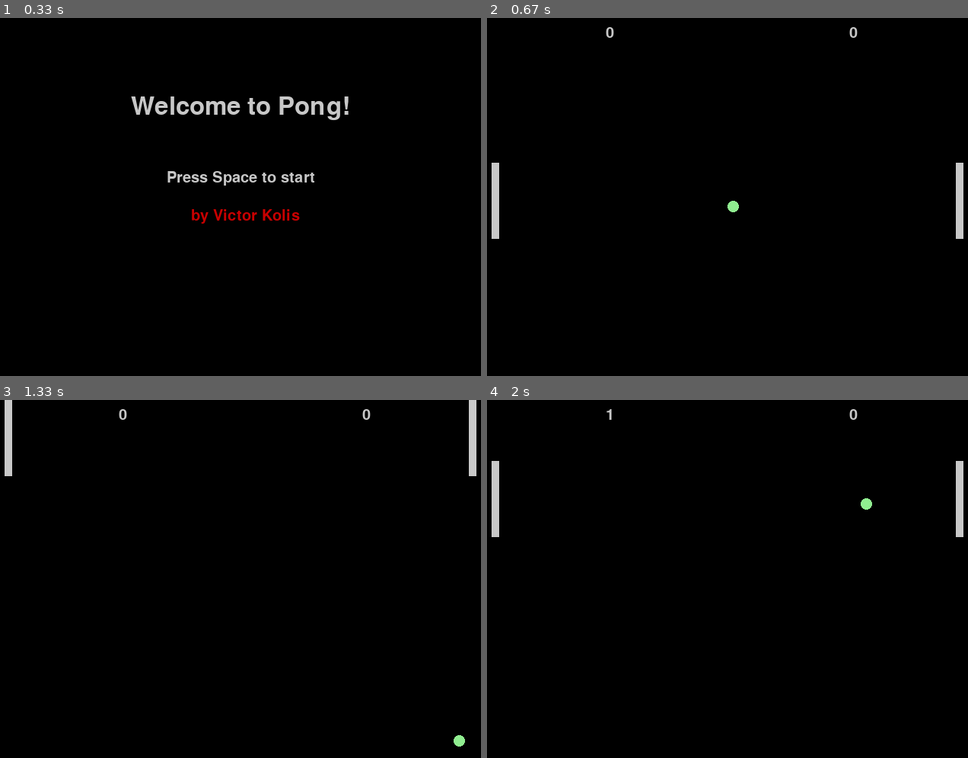
Above: before the commit, frames 1-4 (two rows, left to right).
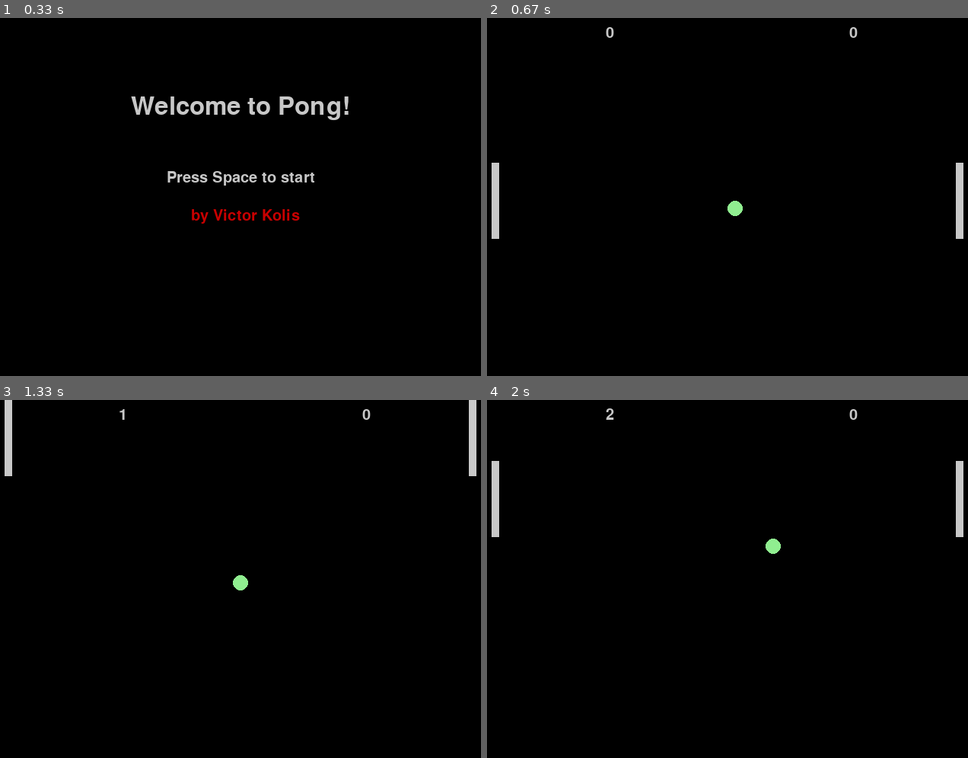
Above: after the commit, the same moments.

Repository: vvrmatos/python-programs
Game: pygame game, started from games/pong/pong.py
The game is run twice, just before and just after one commit, with the same random seed, the same clock (stepped at 60 frames per second) and the same inputs.
Inputs:
- Up to frame 1 (0.33 s): no input
- Up to frame 2 (0.67 s): tap Space at 0.33 s
- Up to frame 3 (1.33 s): tap Space at 0.67, 1.07 s; hold Up from 1 s (still down); hold W from 1 s (still down)
- Up to frame 4 (2 s): tap Space at 1.37, 1.57, 1.9 s; release Up at 1.47 s; release W at 1.47 s; hold Down 1.5-1.8 s; hold S 1.5-1.8 s; hold Up from 1.83 s (still down); hold W from 1.83 s (still down)

Frame 1 is identical in both runs. In frame 2, less than 0.1% of the frame differs, in the area x 50-54%, y 51-56%; in frame 3, 0.2%, in the area x 24-97%, y 2-97%; in frame 4, 0.2%.

Commit message:
more sound effects

Diff:
--- a/games/pong/pong.py
+++ b/games/pong/pong.py
@@ -12,8 +12,8 @@
 # License: The unlicensed
 
 
+import sys
 import pygame
-import sys
 import random
 
 # Initialize Pygame
@@ -27,7 +27,7 @@
 # Constants
 SCREEN_WIDTH, SCREEN_HEIGHT = 640, 480
 PADDLE_WIDTH, PADDLE_HEIGHT = 10, 100
-BALL_SIZE = 15
+BALL_SIZE = 20
 FONT_SIZE = 30
 WHITE = (200, 200, 200)
 GREEN = (144, 238, 144)
@@ -35,6 +35,8 @@
 
 # Audible
 hit_sound = pygame.mixer.Sound("hit.mp3")
+score_sound = pygame.mixer.Sound("score.mp3")
+score_sound.set_volume(0.3)
 
 # Set up the display
 screen = pygame.display.set_mode((SCREEN_WIDTH, SCREEN_HEIGHT))
@@ -49,7 +51,7 @@
 # Ball settings
 ball = pygame.Rect(SCREEN_WIDTH // 2, SCREEN_HEIGHT // 2, BALL_SIZE, BALL_SIZE)
 ball_speed_x, ball_speed_y = 0, 0  # Start with no movement
-initial_speed = 7
+initial_speed = 10
 
 # Scores
 left_score = 0
@@ -122,9 +124,11 @@
 
     if ball.left <= 0:
         right_score += 1
+        score_sound.play()
         reset_ball()
     elif ball.right >= SCREEN_WIDTH:
         left_score += 1
+        score_sound.play()
         reset_ball()
 
     screen.fill((0, 0, 0))
Not shown, changed: games/pong/.DS_Store
Not shown, added: games/pong/score.mp3
